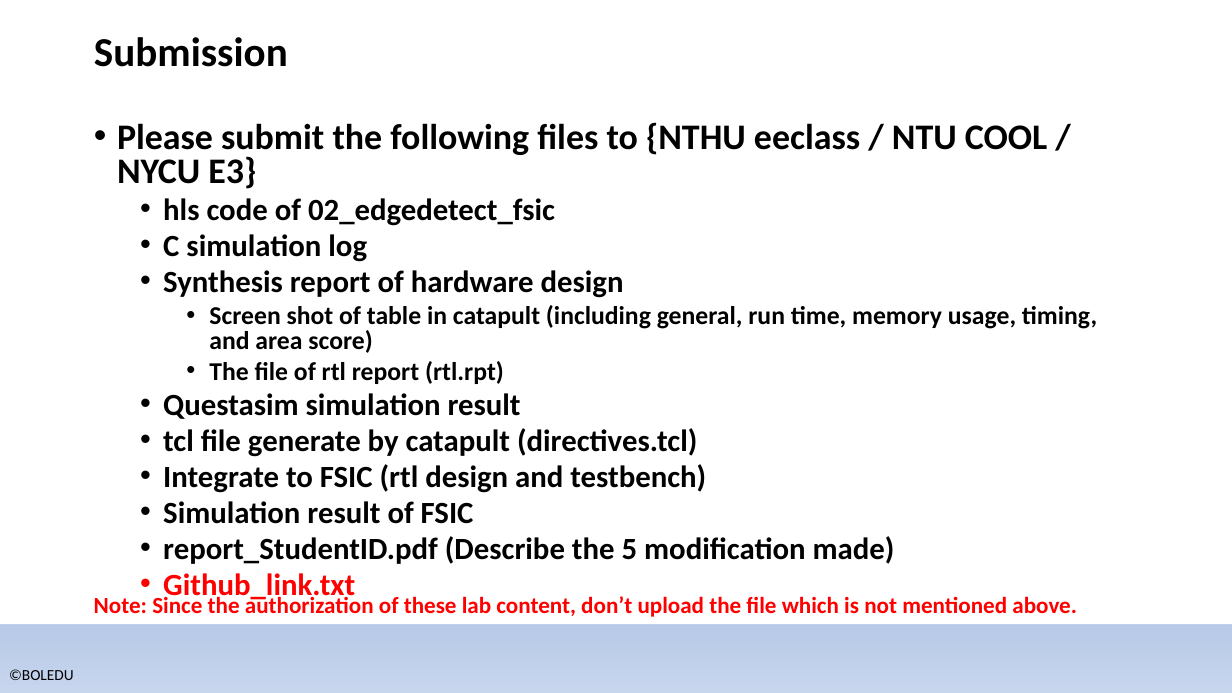
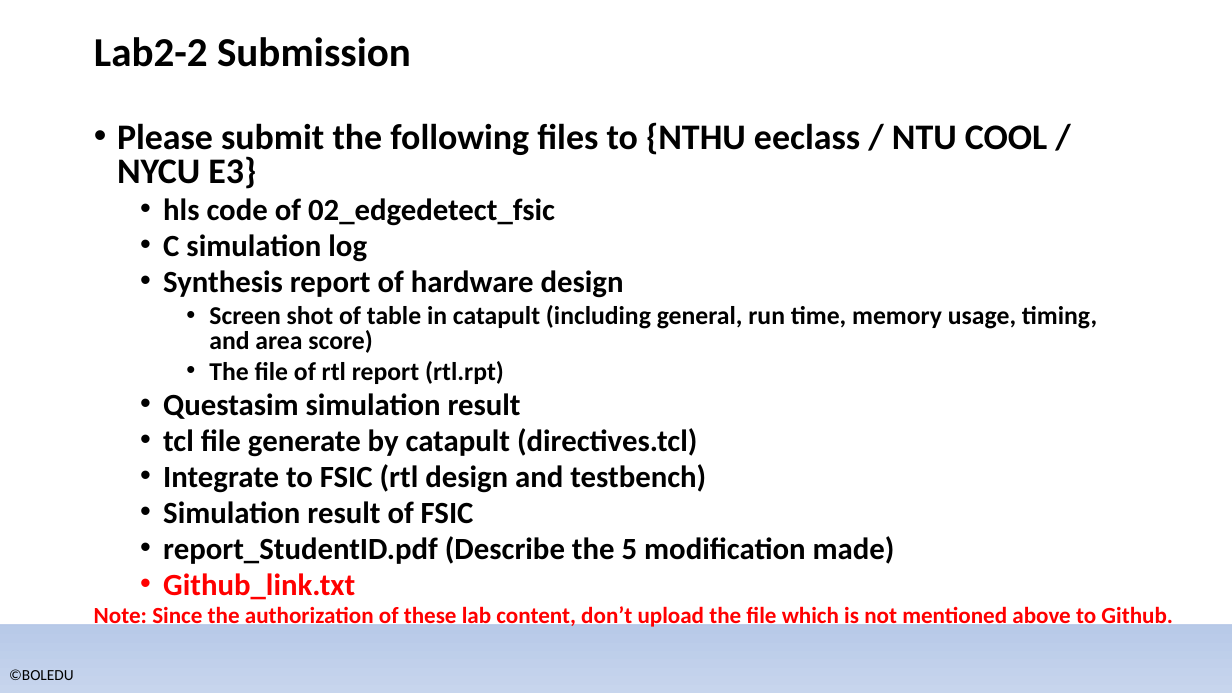
Before and after one commit to bol-edu/caravel-soc_fpga-lab, a slide deck: slide 18 of catapult_hls/lab_catapult_workbook.pptx (slide 17 before the commit). Drawn at 1232x693 pixels with LibreOffice and Linux fonts; fonts in the diff are those of the drawing; background and template pictures are left out. Boxes give left, top, right and bottom in pixels: in the first picture for what was removed or moved away, otherwise in the second. Text is boxed around its words. In the diff, an @@ line names an element or a change of style, - is before the commit and + after.

```diff
--- a/catapult_hls/lab_catapult_workbook.pptx
+++ b/catapult_hls/lab_catapult_workbook.pptx
@@ title at bbox=[94, 37, 411, 67]: text changed @@
-Submission
+Lab2-2 Submission
@@ text at bbox=[94, 603, 1173, 629]: text changed @@
-Note: Since the authorization of these lab content, don’t upload the file which is not mentioned above.
+Note: Since the authorization of these lab content, don’t upload the file which is not mentioned above to Github.
```
Also in this commit, not shown: 3 other slides changed, 1 slide added.
